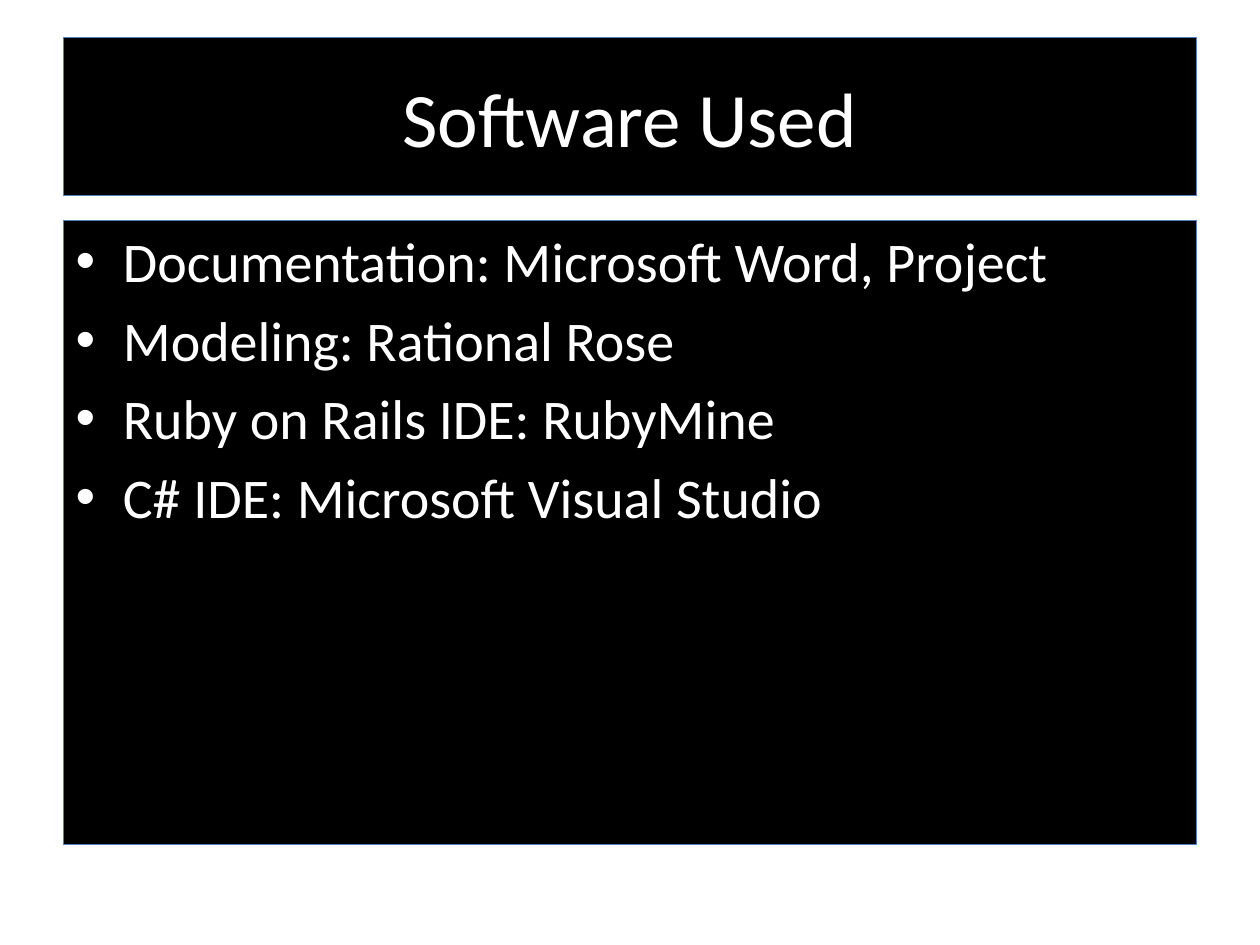
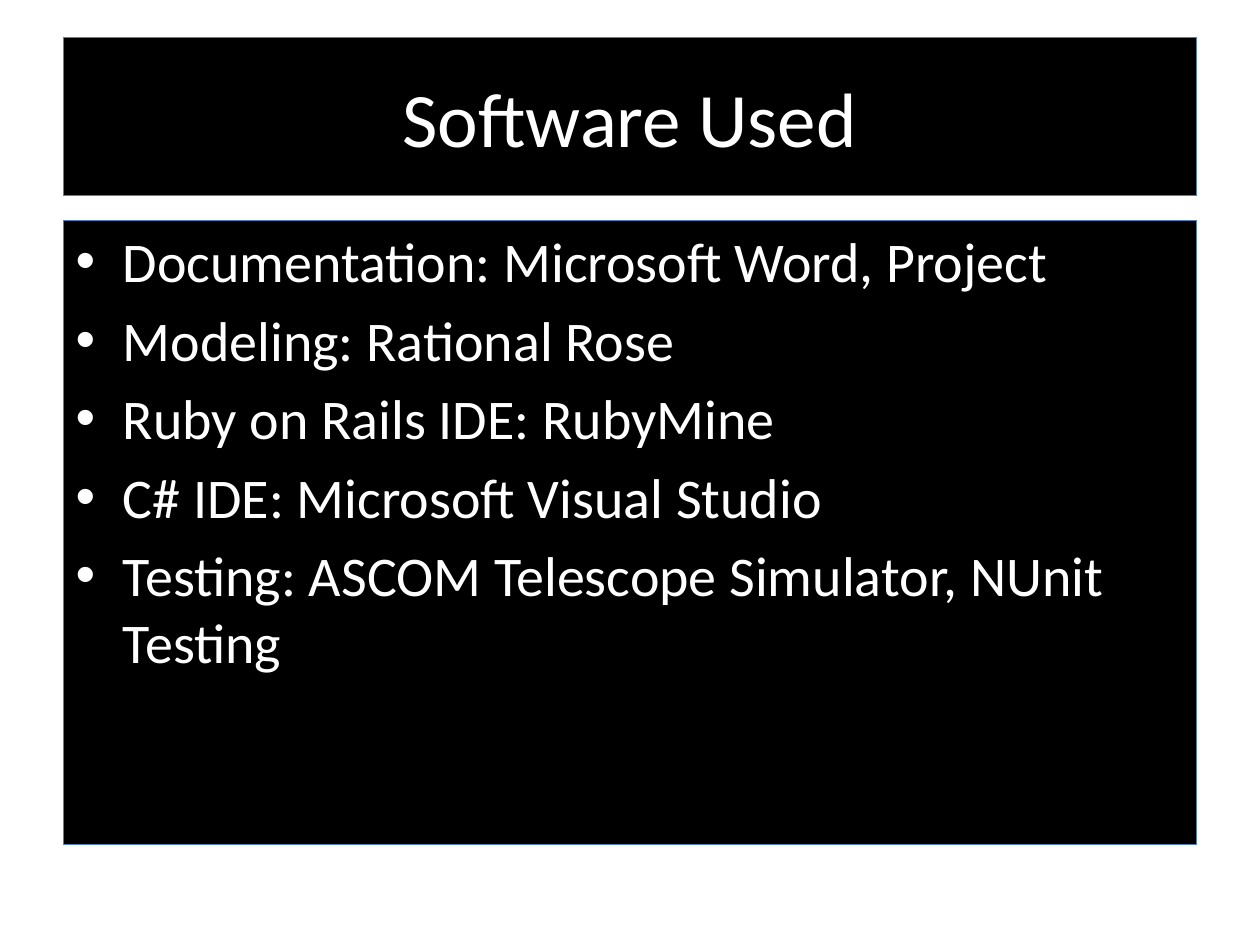
Before and after one commit to RedTeamCOSC470/Documentation, a slide deck: slide 8 of Stargazer_Presentation_Semester2.pptx (slide 6 before the commit). Drawn at 1260x945 pixels with LibreOffice and Linux fonts; fonts in the diff are those of the drawing; background and template pictures are left out. Boxes give left, top, right and bottom in pixels: in the first picture for what was removed or moved away, otherwise in the second. Text is boxed around its words. In the diff, an @@ line names an element or a change of style, - is before the commit and + after.

```diff
--- a/Stargazer_Presentation_Semester2.pptx
+++ b/Stargazer_Presentation_Semester2.pptx
@@ text at (x1=123, y1=557, x2=1103, y2=673): paragraph added @@
+• Testing: ASCOM Telescope Simulator, NUnit Testing
```
Also in this commit, not shown: 5 other slides changed, 4 slides added, 1 other file.
